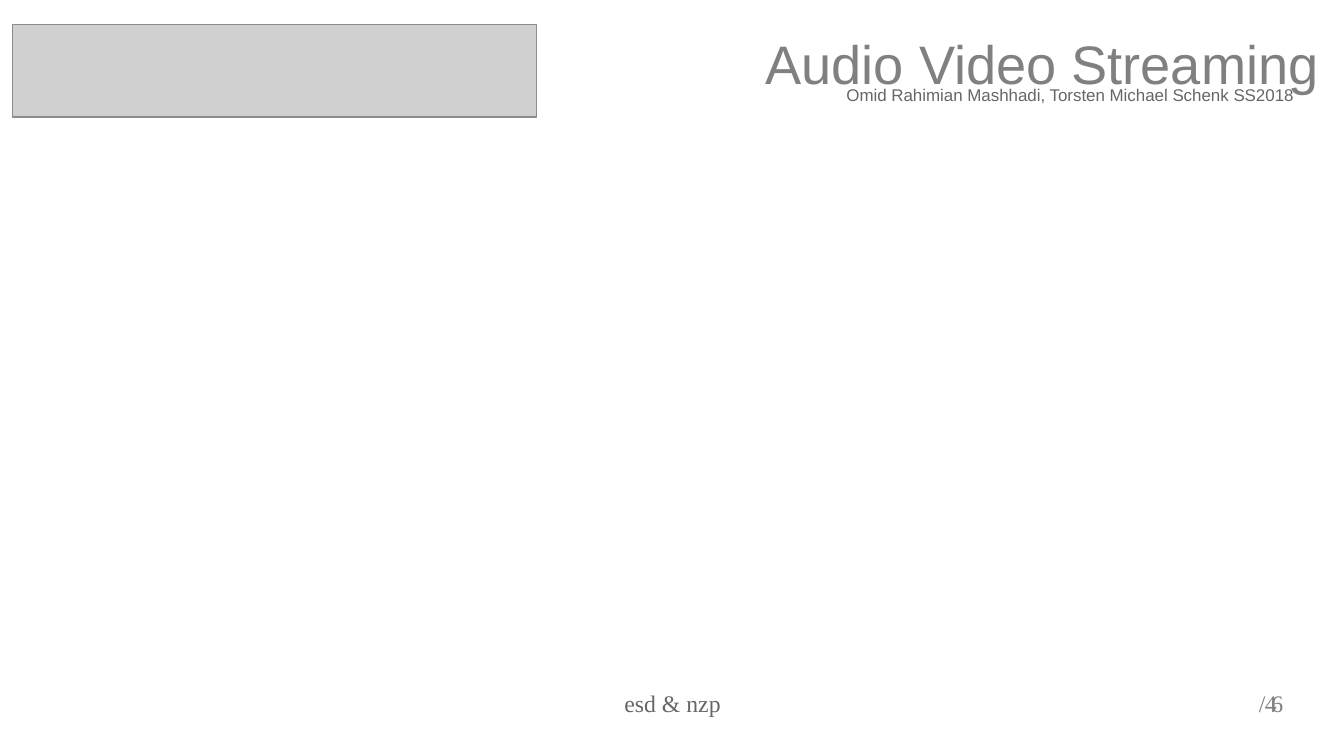
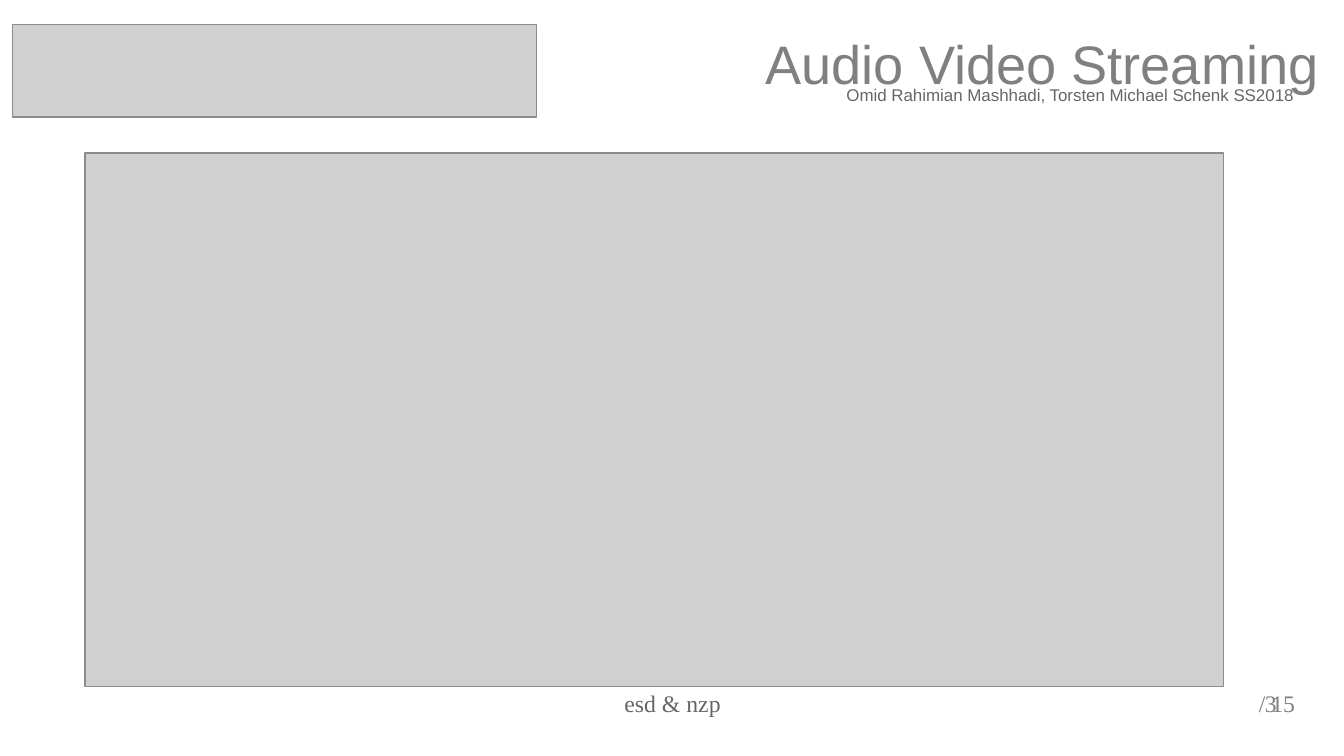
Before and after one commit to torstenschenk/beuth-avatar-ss2018, a slide deck: slide 3 of Presentation/Projekt/AVstreaming-Gruppe-15.odp (slide 4 before the commit). Drawn at 1344x756 pixels with LibreOffice and Linux fonts; fonts in the diff are those of the drawing; grey boxes stand for pictures. Boxes give left, top, right and bottom in pixels: in the first picture for what was removed or moved away, otherwise in the second. Text is boxed around its words. In the diff, an @@ line names an element or a change of style, - is before the commit and + after.

```diff
--- a/Presentation/Projekt/AVstreaming-Gruppe-15.odp
+++ b/Presentation/Projekt/AVstreaming-Gruppe-15.odp
@@ picture added at bbox=[85, 154, 1224, 687] @@
@@ page number at bbox=[1265, 696, 1277, 712]: text changed @@
-4
+3
@@ text at bbox=[1271, 696, 1295, 712]: text changed @@
-/ 6
+/ 15
```
Also in this commit, not shown: 4 other slides changed, 9 slides added, 3 other files.
